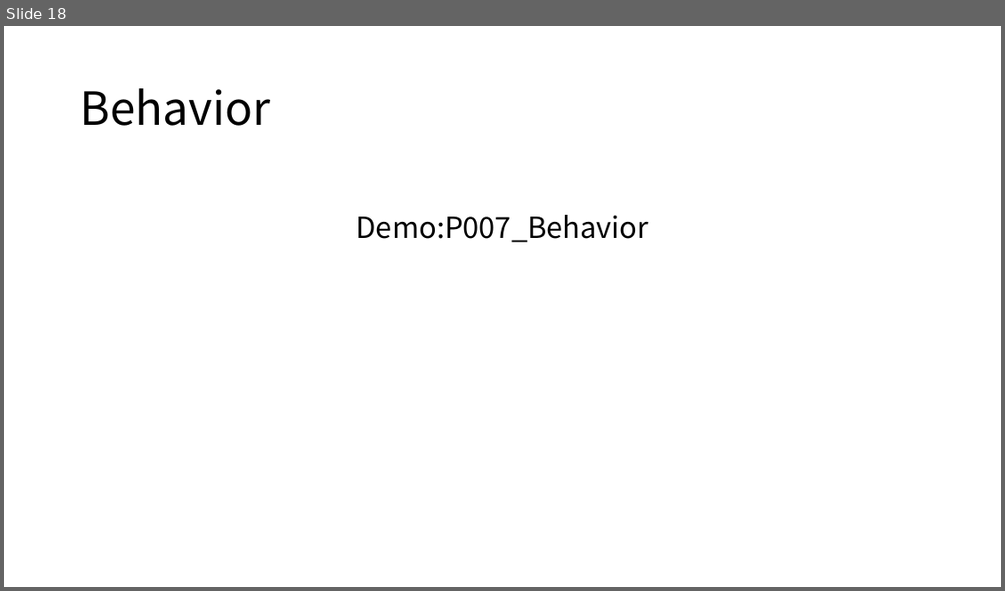
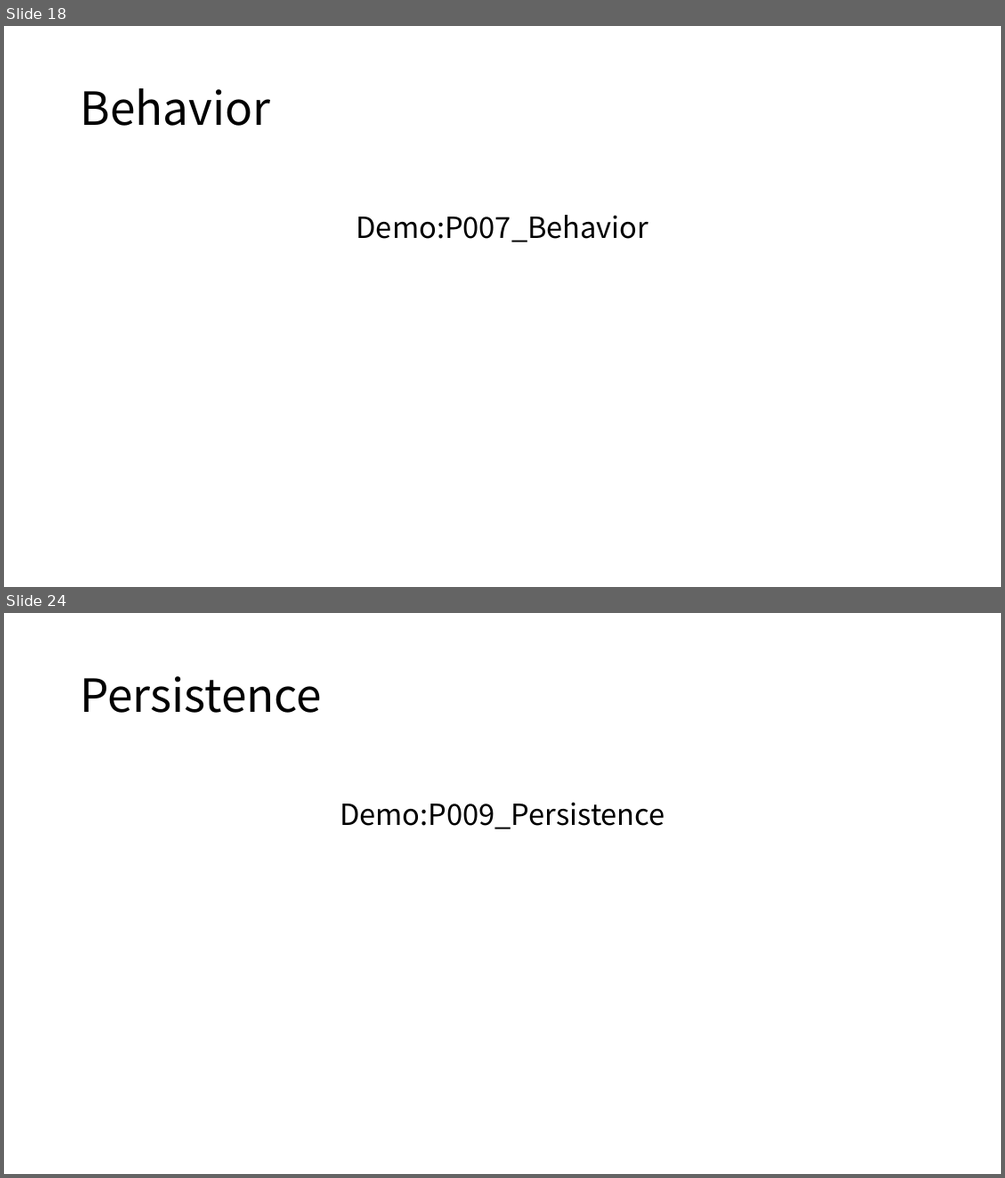
Before and after one commit to axzxs2001/ProtoActorSample, a slide deck: ProtoActorSample/Proto.Actor.pptx. Shown one above the other, each under a label of ours: slide 18 before the commit, slides 18 and 24 after it; the slides between them are not shown. The pictures are 1005x591 and 1005x1178 pixels, drawn with LibreOffice and Linux fonts; fonts in the diff are those of the drawing. Boxes give left, top, right and bottom in pixels: in the first picture for what was removed or moved away, otherwise in the second. Text is boxed around its words. In the diff, an @@ line names an element or a change of style, - is before the commit and + after.

```diff
--- a/ProtoActorSample/Proto.Actor.pptx
+++ b/ProtoActorSample/Proto.Actor.pptx
@@ slide 24 added at box(4, 613, 1001, 1174), background #FFFFFF @@
@@ title added at box(80, 676, 322, 713), 44 pt, text #000000 @@
+Persistence
@@ text added at box(340, 802, 665, 829), 28 pt, text #000000 @@
+Demo:P009_Persistence
```
Also in this commit, not shown: 6 other slides added, 3 other files.
